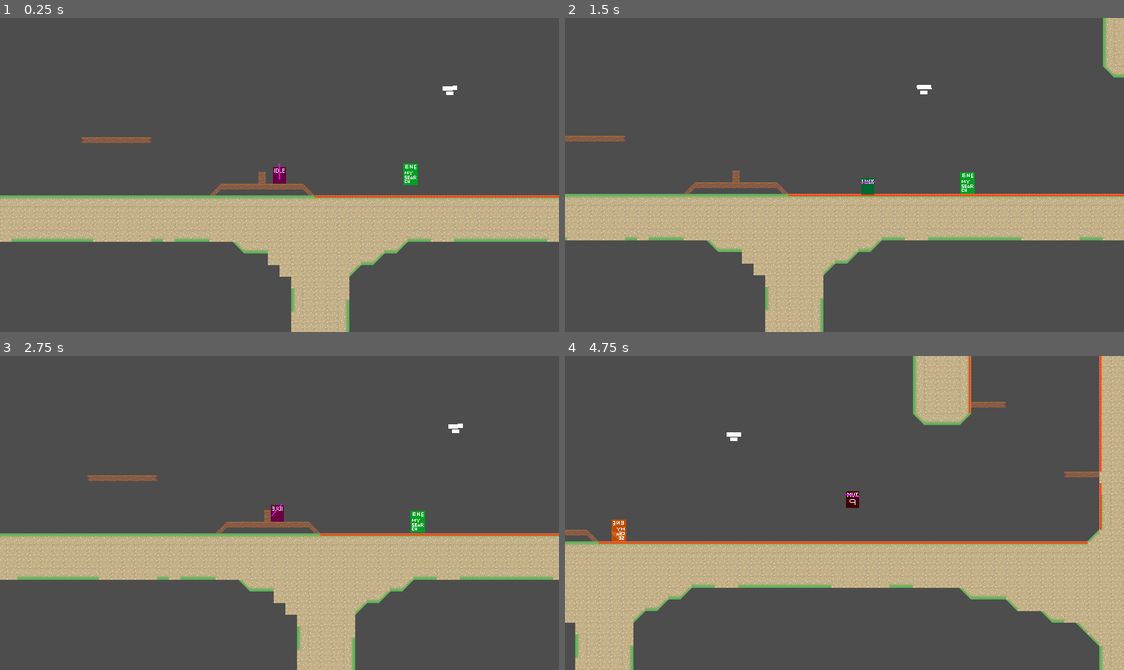
Above: before the commit, frames 1-4 (two rows, left to right).
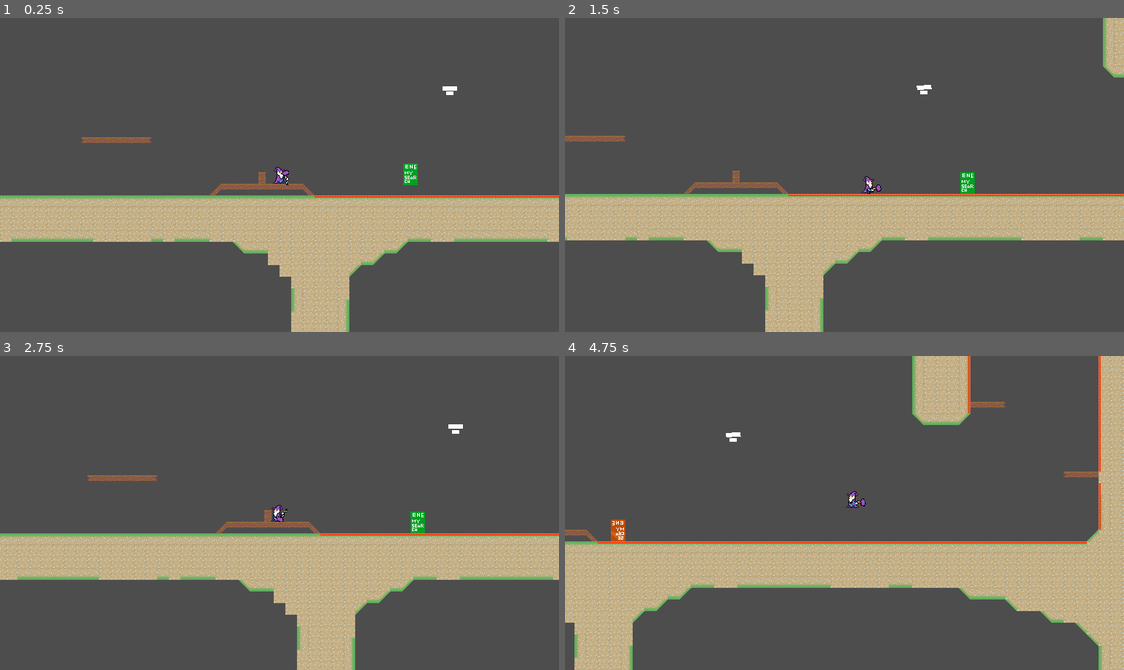
Above: after the commit, the same moments.

Repository: haruo-gabriel/portal2d
Game: Godot game, scene res://levels/test.tscn
Two runs of this game, one before a commit and one after it. Both use one fixed random seed, a clock stepped at 60 frames per second and the inputs below.
Inputs (mouse positions are in pixels of both pictures, inside the frame that each line leads up to):
- Up to frame 1 (0.25 s): no input
- Up to frame 2 (1.5 s): move the mouse to (967, 159) at 0.52 s; hold D (move_right) from 0.53 s (still down); tap Space (jump) at 0.6, 0.77, 1.07 s; move the mouse to (732, 190) at 1.27 s; tap Shift (crouch) at 1.35 s
- Up to frame 3 (2.75 s): tap Space (jump) at 1.52, 1.55, 1.82, 2.3 s; move the mouse to (335, 443) at 2.02 s; release D (move_right) at 2.03 s; hold A (move_left) from 2.03 s (still down); click (335, 443) at 2.1 s
- Up to frame 4 (4.75 s): move the mouse to (816, 575) at 2.77 s; release A (move_left) at 2.78 s; hold D (move_right) 2.78-4.28 s; right-click (816, 575) at 2.85 s; tap Space (jump) at 3.02, 3.05, 3.32, 3.6, 3.77, 4.07, 4.52, 4.55 s; move the mouse to (1012, 560) at 3.52 s; move the mouse to (676, 465) at 4.27 s; hold A (move_left) from 4.28 s (still down); tap Shift (crouch) at 4.35 s

The runs differ from the first frame. In frame 1, 0.1% of the frame differs, in the area x 48-82%, y 21-54%; in frame 2, 0.2%; in frame 3, 0.2%; in frame 4, 13%, in the area x 0-100%, y 0-100%.

Commit message:
Adding animations to player

Diff:
--- a/godot project/characters/player/player.tscn
+++ b/godot project/characters/player/player.tscn
@@ -1,14 +1,15 @@
 [gd_scene load_steps=33 format=3 uid="uid://wgnluw24avir"]
 
 [ext_resource type="Script" path="res://characters/player/scripts/player.gd" id="1_cp1xu"]
+[ext_resource type="Texture2D" uid="uid://bwimkqbiru1kc" path="res://characters/player/sprites/2.png" id="2_vbw3x"]
 [ext_resource type="Script" path="res://characters/player/scripts/player_sprite.gd" id="3_ugign"]
-[ext_resource type="Texture2D" uid="uid://ry4yxc770xfx" path="res://characters/player/sprites/fall.png" id="4_vuwt8"]
-[ext_resource type="Texture2D" uid="uid://5bx0vwbt3eow" path="res://characters/player/sprites/idle.png" id="5_plhcd"]
+[ext_resource type="Texture2D" uid="uid://dh08tq27s63p8" path="res://characters/player/sprites/mage.arm.png" id="4_66upc"]
+[ext_resource type="Texture2D" uid="uid://ubgxvcitjxsv" path="res://characters/player/sprites/1.png" id="6_jja5x"]
 [ext_resource type="Texture2D" uid="uid://dbe3cjsvgxcg" path="res://characters/player/sprites/idle crouch.png" id="6_k707m"]
 [ext_resource type="Script" path="res://characters/player/scripts/gun_sprite.gd" id="7_hqwtu"]
-[ext_resource type="Texture2D" uid="uid://c4rrv52itc5b1" path="res://characters/player/sprites/jump.png" id="7_oduw5"]
-[ext_resource type="Texture2D" uid="uid://bnsio32wsnc1g" path="res://characters/player/sprites/walk.png" id="8_3qtfq"]
+[ext_resource type="Texture2D" uid="uid://dmpooingwrkft" path="res://characters/player/sprites/4.png" id="9_jijm2"]
 [ext_resource type="Texture2D" uid="uid://dg0ekhbkfqyvs" path="res://characters/player/sprites/walk crouch.png" id="9_qfl83"]
+[ext_resource type="Texture2D" uid="uid://gv685pvywtv7" path="res://characters/player/sprites/3.png" id="10_qsna6"]
 [ext_resource type="AudioStream" uid="uid://0xgvkejwr6sd" path="res://portals/sfx/portal_gunshot.wav" id="11_i1l3k"]
 [ext_resource type="AudioStream" uid="uid://bqw5qqkbamemo" path="res://characters/player/sfx/hit_taken.wav" id="12_tmsxg"]
 [ext_resource type="AudioStream" uid="uid://bv04vmd4bbrv0" path="res://characters/player/sfx/jump.wav" id="17_30li2"]
@@ -23,10 +24,8 @@
 [ext_resource type="Script" path="res://characters/player/states/jumping.gd" id="30_e0dd0"]
 [ext_resource type="Script" path="res://characters/player/states/falling.gd" id="31_jnq8s"]
 
-[sub_resource type="PlaceholderTexture2D" id="PlaceholderTexture2D_66yal"]
-
 [sub_resource type="RectangleShape2D" id="RectangleShape2D_nbok6"]
-size = Vector2(16, 23)
+size = Vector2(12, 24)
 
 [sub_resource type="RectangleShape2D" id="RectangleShape2D_bv35t"]
 size = Vector2(16, 15)
@@ -45,7 +44,7 @@
 "times": PackedFloat32Array(0.1),
 "transitions": PackedFloat32Array(1),
 "update": 1,
-"values": [ExtResource("4_vuwt8")]
+"values": [ExtResource("6_jja5x")]
 }
 
 [sub_resource type="Animation" id="Animation_d0u0g"]
@@ -59,10 +58,10 @@
 tracks/0/interp = 1
 tracks/0/loop_wrap = true
 tracks/0/keys = {
-"times": PackedFloat32Array(0, 0.1, 0.2),
-"transitions": PackedFloat32Array(1, 1, 1),
-"update": 1,
-"values": [ExtResource("5_plhcd"), ExtResource("5_plhcd"), ExtResource("5_plhcd")]
+"times": PackedFloat32Array(0),
+"transitions": PackedFloat32Array(1),
+"update": 1,
+"values": [ExtResource("6_jja5x")]
 }
 
 [sub_resource type="Animation" id="Animation_8ukh0"]
@@ -84,35 +83,35 @@
 
 [sub_resource type="Animation" id="Animation_v0ljn"]
 resource_name = "Jump"
-length = 0.5
-tracks/0/type = "value"
-tracks/0/imported = false
-tracks/0/enabled = true
-tracks/0/path = NodePath("MainSprite:texture")
-tracks/0/interp = 1
-tracks/0/loop_wrap = true
-tracks/0/keys = {
-"times": PackedFloat32Array(0, 0.2, 0.4),
-"transitions": PackedFloat32Array(1, 1, 1),
-"update": 1,
-"values": [ExtResource("7_oduw5"), ExtResource("7_oduw5"), ExtResource("7_oduw5")]
+length = 0.1
+tracks/0/type = "value"
+tracks/0/imported = false
+tracks/0/enabled = true
+tracks/0/path = NodePath("MainSprite:texture")
+tracks/0/interp = 1
+tracks/0/loop_wrap = true
+tracks/0/keys = {
+"times": PackedFloat32Array(0),
+"transitions": PackedFloat32Array(1),
+"update": 1,
+"values": [ExtResource("6_jja5x")]
 }
 
 [sub_resource type="Animation" id="Animation_l52iv"]
 resource_name = "Walk"
-length = 0.6
-loop_mode = 1
-tracks/0/type = "value"
-tracks/0/imported = false
-tracks/0/enabled = true
-tracks/0/path = NodePath("MainSprite:texture")
-tracks/0/interp = 1
-tracks/0/loop_wrap = true
-tracks/0/keys = {
-"times": PackedFloat32Array(0, 0.2, 0.4),
+length = 0.3
+loop_mode = 1
+tracks/0/type = "value"
+tracks/0/imported = false
+tracks/0/enabled = true
+tracks/0/path = NodePath("MainSprite:texture")
+tracks/0/interp = 1
+tracks/0/loop_wrap = true
+tracks/0/keys = {
+"times": PackedFloat32Array(0, 0.1, 0.2),
 "transitions": PackedFloat32Array(1, 1, 1),
 "update": 1,
-"values": [ExtResource("8_3qtfq"), ExtResource("8_3qtfq"), ExtResource("8_3qtfq")]
+"values": [ExtResource("10_qsna6"), ExtResource("2_vbw3x"), ExtResource("9_jijm2")]
 }
 
 [sub_resource type="Animation" id="Animation_6phk5"]
@@ -154,20 +153,19 @@
 position_smoothing_enabled = true
 
 [node name="MainSprite" type="Sprite2D" parent="." node_paths=PackedStringArray("player")]
-position = Vector2(-2.38419e-07, -11.5)
-texture = ExtResource("9_qfl83")
+position = Vector2(2.08165e-12, -12)
+texture = ExtResource("9_jijm2")
 script = ExtResource("3_ugign")
 player = NodePath("..")
 
 [node name="GunSprite" type="Sprite2D" parent="." node_paths=PackedStringArray("player")]
-position = Vector2(-2.38419e-07, -16.685)
-scale = Vector2(22, 1.37)
-texture = SubResource("PlaceholderTexture2D_66yal")
+position = Vector2(8, -8)
+texture = ExtResource("4_66upc")
 script = ExtResource("7_hqwtu")
 player = NodePath("..")
 
 [node name="MainHitbox" type="CollisionShape2D" parent="."]
-position = Vector2(-2.08165e-12, -12)
+position = Vector2(2, -12)
 shape = SubResource("RectangleShape2D_nbok6")
 
 [node name="CrouchedHitbox" type="CollisionShape2D" parent="."]
Binary file added: godot project/characters/player/sprites/1.png
Not shown, added: godot project/characters/player/sprites/1.png.import
Binary file added: godot project/characters/player/sprites/2.png
Not shown, added: godot project/characters/player/sprites/2.png.import
Binary file added: godot project/characters/player/sprites/3.png
Not shown, changed: godot project/characters/player/sprites/3.png.import
Binary file added: godot project/characters/player/sprites/4.png
Not shown, changed: godot project/characters/player/sprites/4.png.import
Binary file added: godot project/characters/player/sprites/5.png
Not shown, changed: godot project/characters/player/sprites/5.png.import
Not shown, changed: godot project/characters/player/sprites/6.png.import
Binary file removed: godot project/characters/player/sprites/fall.png
(and 13 more such lines)
